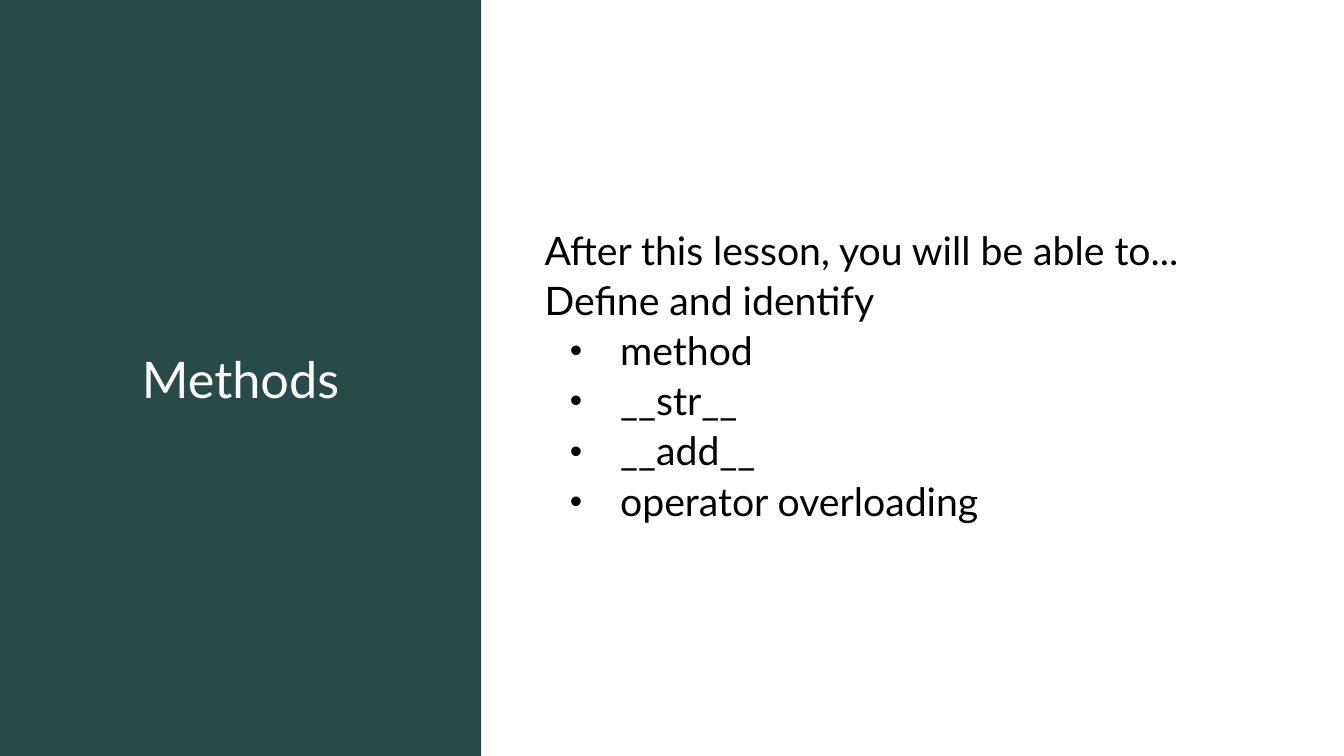
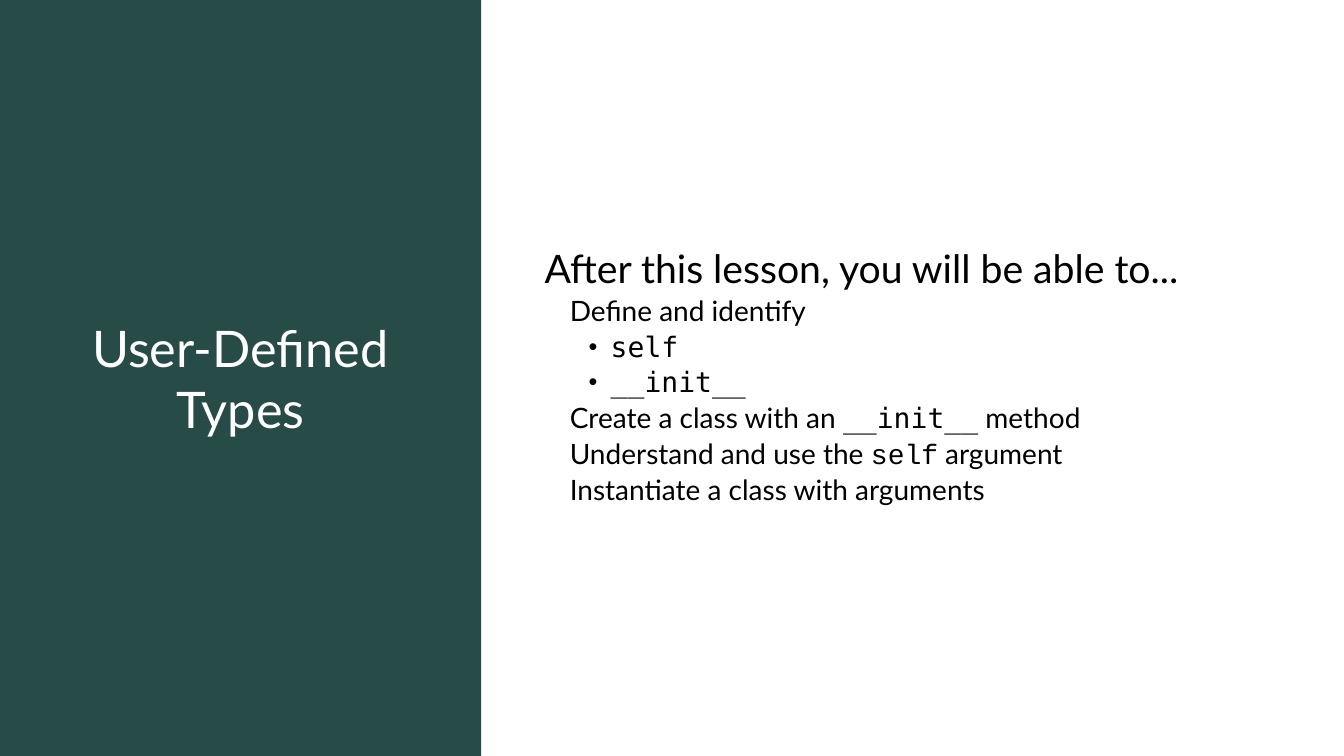
Before and after one commit to TEALSK12/2nd-semester-introduction-to-computer-science, a slide deck: slide 2 of docs/units/7_unit/slidedecks/Intro Python 7.03 TEALS.pptx. Drawn at 1344x756 pixels with LibreOffice and Linux fonts; fonts in the diff are those of the drawing; background and template pictures are left out. Boxes give left, top, right and bottom in pixels: in the first picture for what was removed or moved away, otherwise in the second. Text is boxed around its words. In the diff, an @@ line names an element or a change of style, - is before the commit and + after.

```diff
--- a/docs/units/7_unit/slidedecks/Intro Python 7.03 TEALS.pptx
+++ b/docs/units/7_unit/slidedecks/Intro Python 7.03 TEALS.pptx
@@ text at (x1=570, y1=300, x2=806, y2=326): size 28 to 20 pt in "Define and identify"; list level 1 to 2 in "Define and identify" @@
@@ title at (x1=92, y1=330, x2=388, y2=437): text changed @@
-Methods
+User-Defined
+Types
@@ text at (x1=570, y1=335, x2=1080, y2=505): text changed; size 28 to 20 pt @@
-  • method
-  • __str__
-  • __add__
-  • operator overloading
+    • self
+    • __init__
+  Create a class with an __init__ method
+  Understand and use the self argument
+  Instantiate a class with arguments
```
Also in this commit, not shown: 2 other slides changed, 10 slides added, 13 slides removed, 26 other files.
